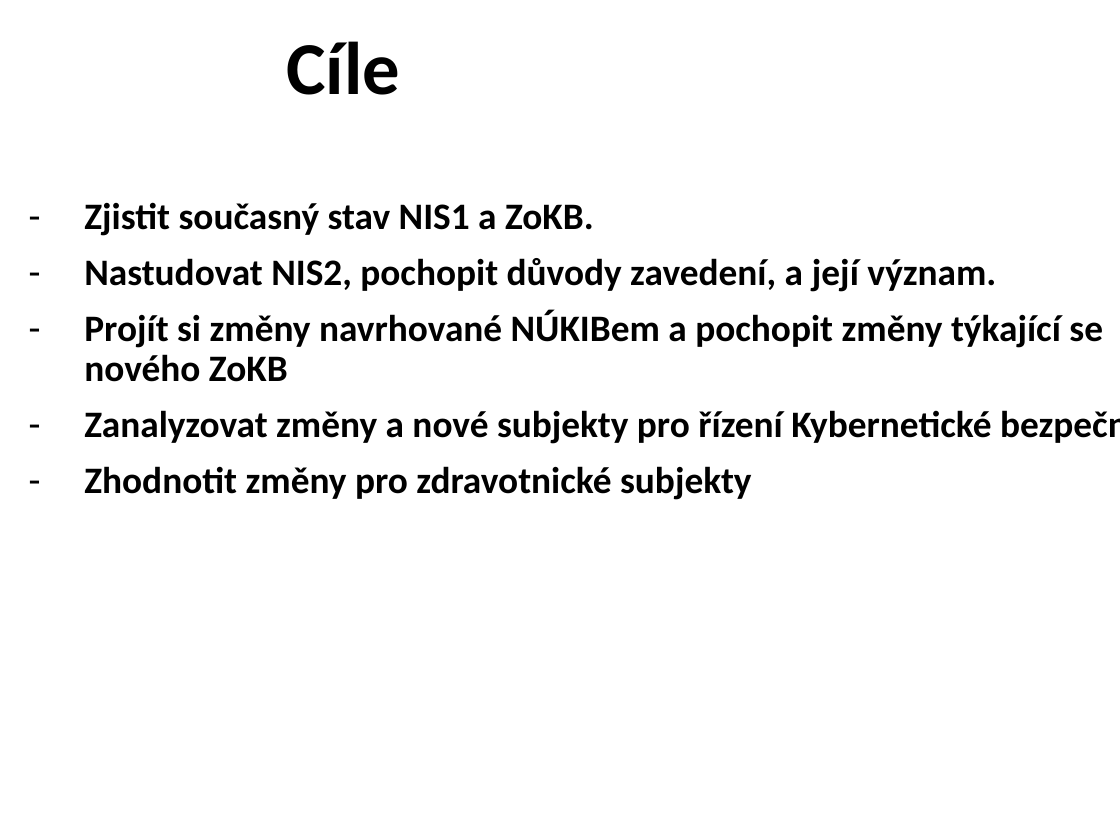
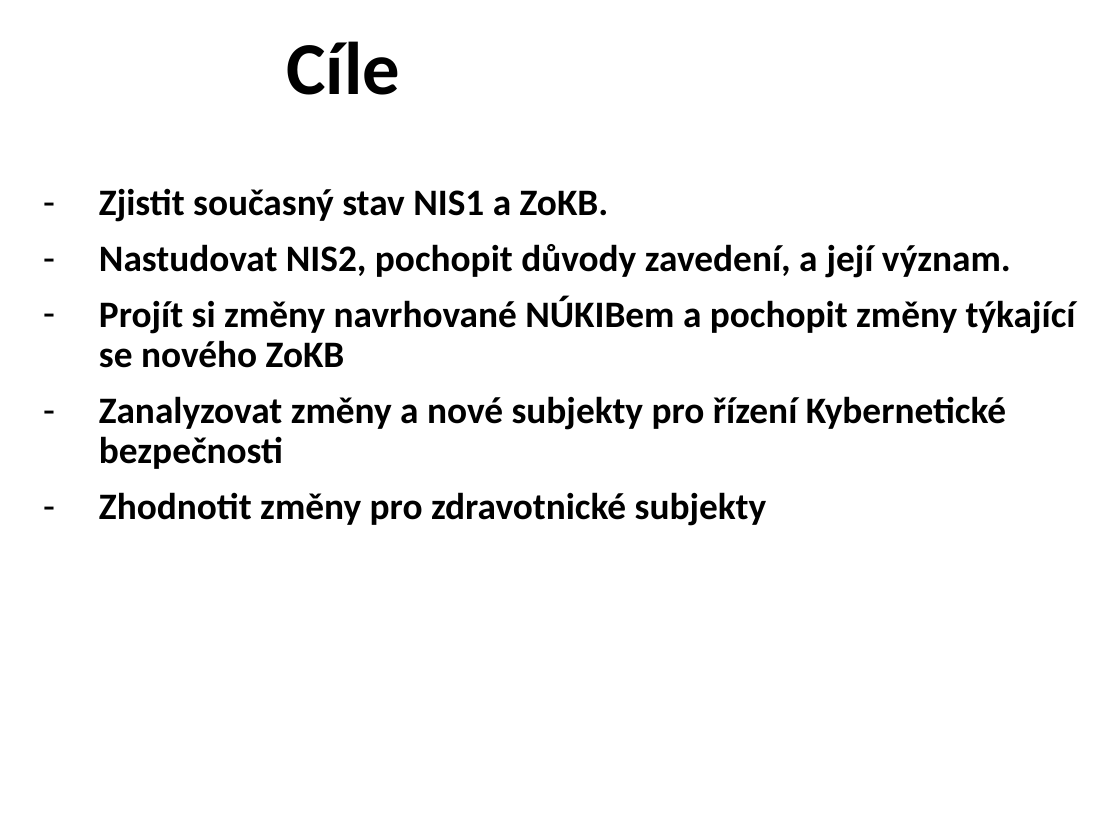
Before and after one commit to zimice/pr4_nis2, a slide deck: slide 3 of NIS2_kochanek.pptx. Drawn at 1120x840 pixels with LibreOffice and Linux fonts; fonts in the diff are those of the drawing; background and template pictures are left out. Boxes give left, top, right and bottom in pixels: in the first picture for what was removed or moved away, otherwise in the second. Text is boxed around its words. In the diff, an @@ line names an element or a change of style, - is before the commit and + after.

```diff
--- a/NIS2_kochanek.pptx
+++ b/NIS2_kochanek.pptx
@@ subtitle "Zjistit současný stav NIS1 a ..." rewrapped from (84, 202, 1103, 500) to (99, 188, 1076, 526) @@
```
Also in this commit, not shown: 7 other slides changed, 1 slide added.
